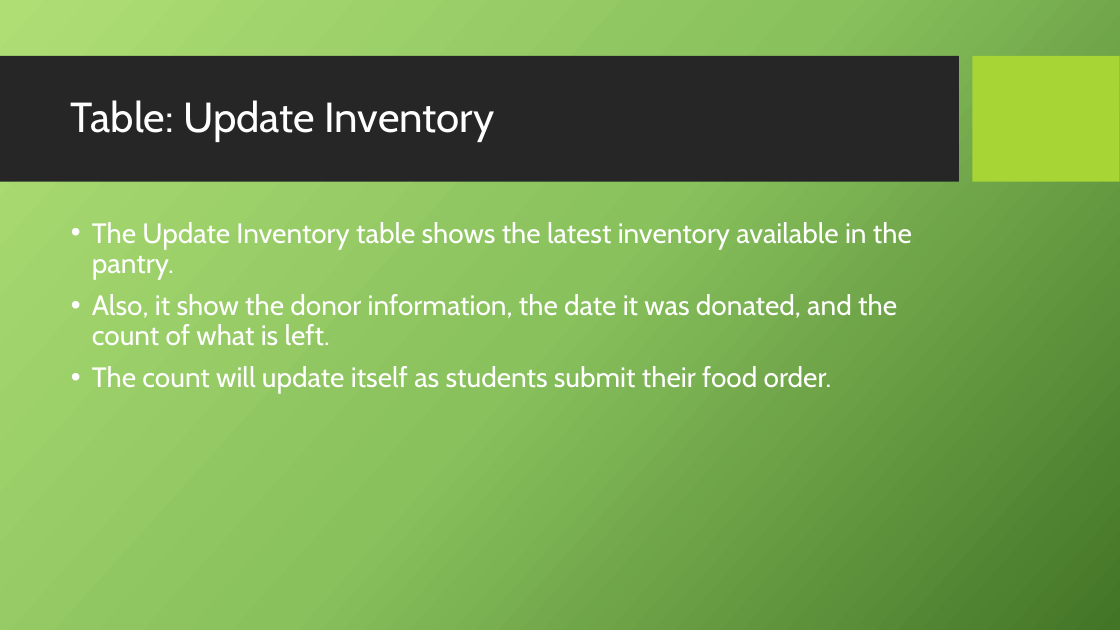
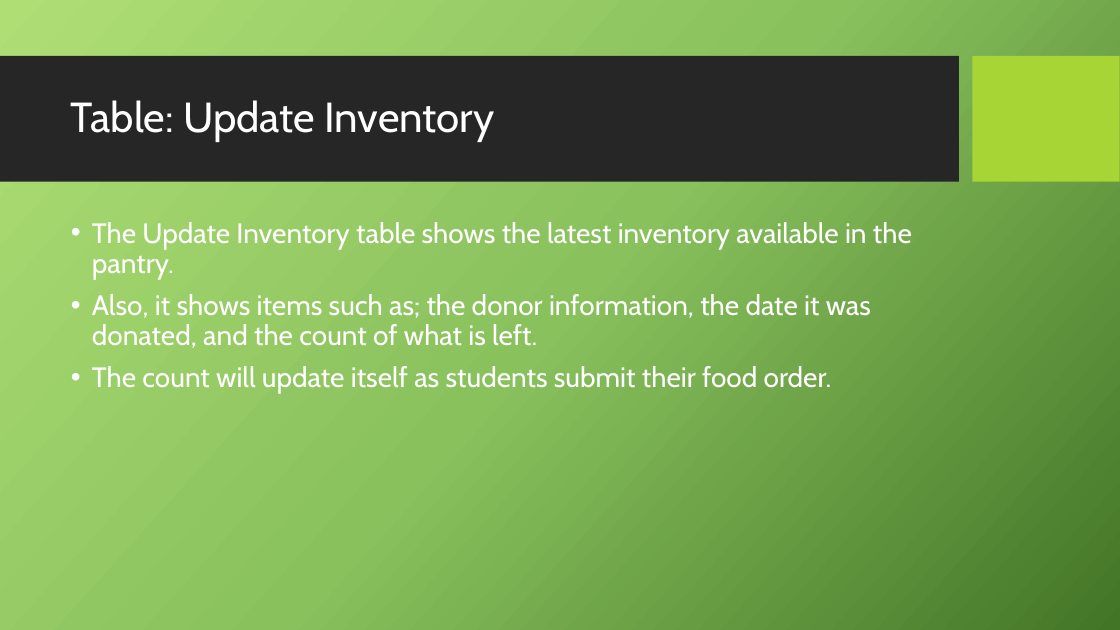
Before and after one commit to laurenbruckstein/pioneerpantry, a slide deck: slide 9 of Presentation.pptx. Drawn at 1120x630 pixels with LibreOffice and Linux fonts; fonts in the diff are those of the drawing; background and template pictures are left out. Boxes give left, top, right and bottom in pixels: in the first picture for what was removed or moved away, otherwise in the second. Text is boxed around its words. In the diff, an @@ line names an element or a change of style, - is before the commit and + after.

Commit message:
Latlest

```diff
--- a/Presentation.pptx
+++ b/Presentation.pptx
@@ text at [92, 294, 871, 348]: text changed @@
-• Also, it show the donor information, the date it was donated, and the count of what is left.
+• Also, it shows items such as; the donor information, the date it was donated, and the count of what is left.
```
